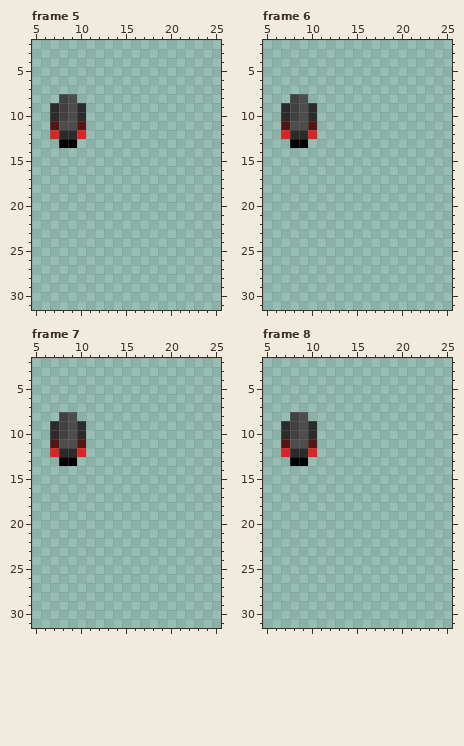
A pixel-art file gets an edit: art/guy up.aseprite. Above: the version before the commit.
32x32 pixels, 8 frames. Colours within 5 levels of each other are drawn and written as one. Shown: frame 5: x 5..25, y 2..31; frame 6: x 5..25, y 2..31; frame 7: x 5..25, y 2..31; frame 8: x 5..25, y 2..31. The commit also changed other frames, which this record leaves out.
After the commit:
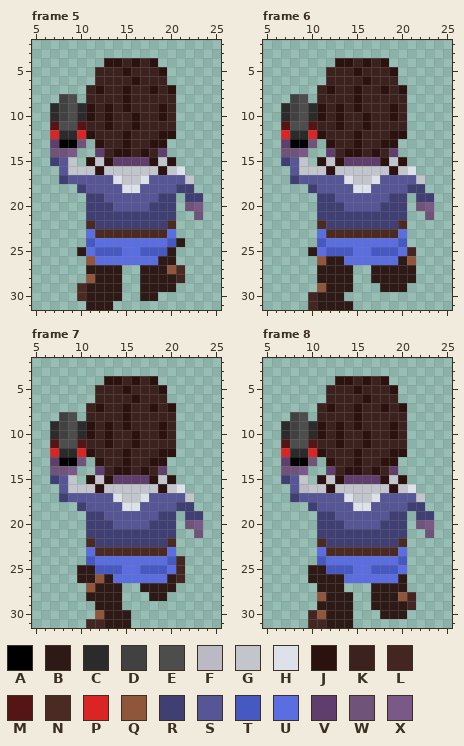
Palette (. is transparent): A #000000  B #2d1916  C #2b2b2b  D #414141  E #4d4d4d  F #bab9c4  G #c2c5cb  H #dde1e9  J #2b120f  K #3c221e  L #432521  M #551515  N #4b2a24  P #db2424  Q #8f563b  R #3f3f74  S #565697  T #4658c2  U #5b6ee1  V #5f3d6c  W #6f5379  X #7a5887
Commit message: Added cowboy in directions
Change:
layer "NAKED" now shown
layer "cowboy" added
layer "Boots" now shown
Changed rows in their new state; - is an unchanged pixel.
Frame 5, layers "Boots", "cowboy", "NAKED":
first column x 7:
 4 ------JJKJKJ-----
 5 -----KKKJKKKJ----
 6 -----KKKKJKKK----
 7 ----KJKKJKKJKJ---
 8 ----KKKKJKKKKK---
 9 ----JKJKJKKKJK---
10 ----JKJKKJKKJK---
11 ----KKJKKJKKKK---
12 ----JKKKJKKKJJ---
13 V--W-JKKJKKJJ----
14 WWX--VKJJKJKV----
15 RSG-JGJVVVVJGJ---
16 -SGGGJGGGGGGJGH--
17 -RSSSSSHGGHSSSSG-
18 ---RSSSSHHSSSSRR-
19 ----RRSSSSSSRR-RR
20 ----RRRSSSSRRR-WX
21 ----RRRRRRRRRR--W
22 ----NRRRRRRRRN---
23 ----UNNNNNNNNU---
24 ----TUUUUUUUUTB--
25 ---BUTTTUUTTTB---
26 ----QUUUUUUUBB---
27 ----BBBB--BBBQN--
28 ----QBBB--BBBBL--
29 ---NBBBB--BBBB---
30 ---NBBBB--BB-----
31 ----BBB----------
Frame 6, layers "Boots", "cowboy", "NAKED":
first column x 7:
 4 ------JJKJKJ-----
 5 -----KKKJKKKJ----
 6 -----KKKKJKKK----
 7 ----KJKKJKKJKJ---
 8 ----KKKKJKKKKK---
 9 ----JKJKJKKKJK---
10 ----JKJKKJKKJK---
11 ----KKJKKJKKKK---
12 ----JKKKJKKKJJ---
13 V--W-JKKJKKJJ----
14 WWX--VKJJKJKV----
15 RSG-JGJVVVVJGJ---
16 -SGGGJGGGGGGJGH--
17 -RSSSSSHGGHSSSSG-
18 ---RSSSSHHSSSSRR-
19 ----RRSSSSSSRR-RR
20 ----RRRSSSSRRR-WX
21 ----RRRRRRRRRR--W
22 ----NRRRRRRRRN---
23 ----UNNNNNNNNU---
24 ----TUUUUUUUUT---
25 ---BUTTTUUTTTUL--
26 ----QBBUUUUUUBQ--
27 ----BBBB--BBBBB--
28 ----BBBB--BBBBB--
29 ----QBBB---BBB---
30 ---LBBB----------
31 ---LBBBB---------
Frame 7, layers "Boots", "cowboy", "NAKED":
first column x 7:
 4 ------JJKJKJ-----
 5 -----KKKJKKKJ----
 6 -----KKKKJKKK----
 7 ----KJKKJKKJKJ---
 8 ----KKKKJKKKKK---
 9 ----JKJKJKKKJK---
10 ----JKJKKJKKJK---
11 ----KKJKKJKKKK---
12 ----JKKKJKKKJJ---
13 V--W-JKKJKKJJ----
14 WWX--VKJJKJKV----
15 RSG-JGJVVVVJGJ---
16 -SGGGJGGGGGGJGH--
17 -RSSSSSHGGHSSSSG-
18 ---RSSSSHHSSSSRR-
19 ----RRSSSSSSRR-RR
20 ----RRRSSSSRRR-WX
21 ----RRRRRRRRRR--W
22 ----NRRRRRRRRN---
23 ----UNNNNNNNNU---
24 ----TUUUUUUUUTL--
25 ---BBTTTUUTTTUL--
26 ---BBQBUUUUUUBL--
27 ----QBBB--BBBB---
28 ----BBBB---BB----
29 -----BBB---------
30 -----QBBB--------
31 ----LLBBB--------
Frame 8, layers "Boots", "cowboy", "NAKED":
first column x 7:
 4 ------JJKJKJ-----
 5 -----KKKJKKKJ----
 6 -----KKKKJKKK----
 7 ----KJKKJKKJKJ---
 8 ----KKKKJKKKKK---
 9 ----JKJKJKKKJK---
10 ----JKJKKJKKJK---
11 ----KKJKKJKKKK---
12 ----JKKKJKKKJJ---
13 V--W-JKKJKKJJ----
14 WWX--VKJJKJKV----
15 RSG-JGJVVVVJGJ---
16 -SFGGJGGGGGGJGH--
17 -RSSSSSHGGHSSSSG-
18 ---RSSSSHHSSSSRR-
19 ----RRSSSSSSRR-RR
20 ----RRRSSSSRRR-WX
21 ----RRRRRRRRRR--W
22 ----NRRRRRRRRN---
23 ----UNNNNNNNNU---
24 ----TUUUUUUUUT---
25 ---BBTTTUUTTTU---
26 ---BBBBUUUUUUB---
27 ----BBB---BBBB---
28 ----QBBB--BBBQL--
29 ----BBBB--BBBBL--
30 ---LQBBB---BBB---
31 ---LLBBB---------
